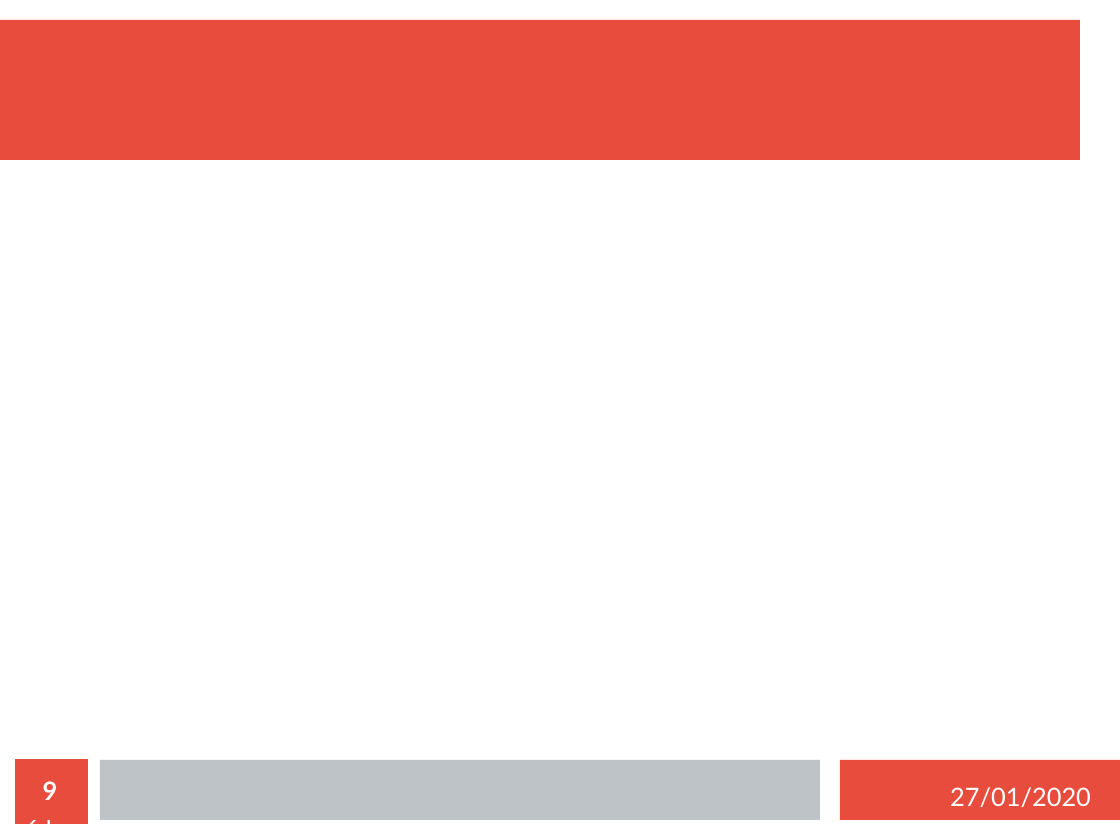
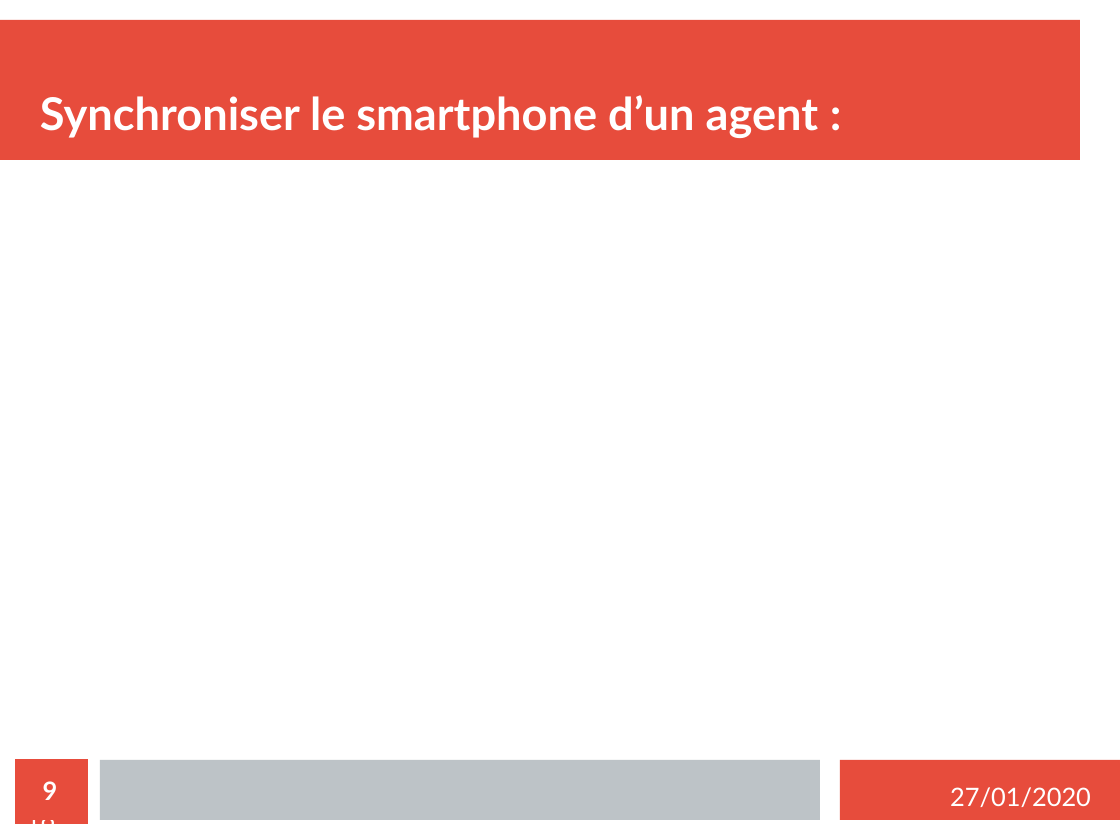
Before and after one commit to MezeretteBrice/Projet_Ronde, a slide deck: slide 9 of SOUTENANCE/Revue1/Revue1_HUREAU.odp. Drawn at 1120x840 pixels with LibreOffice and Linux fonts; fonts in the diff are those of the drawing. Boxes give left, top, right and bottom in pixels: in the first picture for what was removed or moved away, otherwise in the second. Text is boxed around its words. In the diff, an @@ line names an element or a change of style, - is before the commit and + after.

```diff
--- a/SOUTENANCE/Revue1/Revue1_HUREAU.odp
+++ b/SOUTENANCE/Revue1/Revue1_HUREAU.odp
@@ title added at (40, 95, 818, 138), 32 pt, text #FFFFFF, bold @@
+Synchroniser le smartphone d’un agent :
@@ page number at (26, 781, 58, 833): text changed @@
-9 / 21
+9 / 18
```
Also in this commit, not shown: 12 other slides changed, 3 slides removed, 1 other file.
